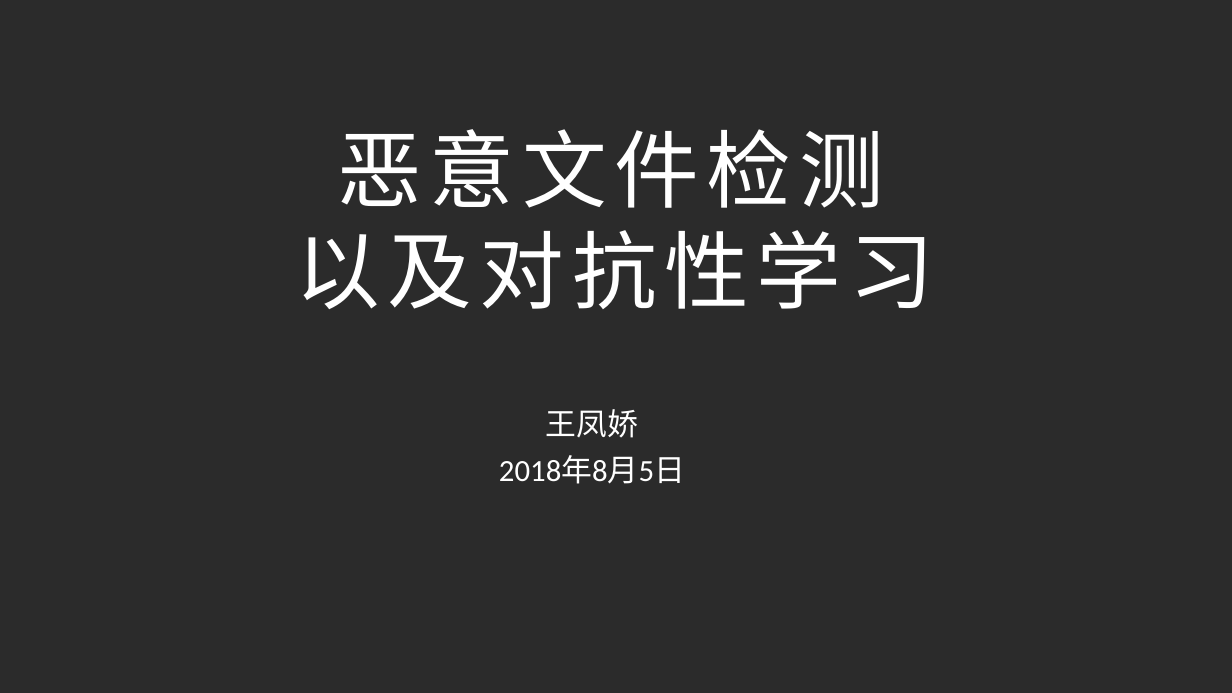
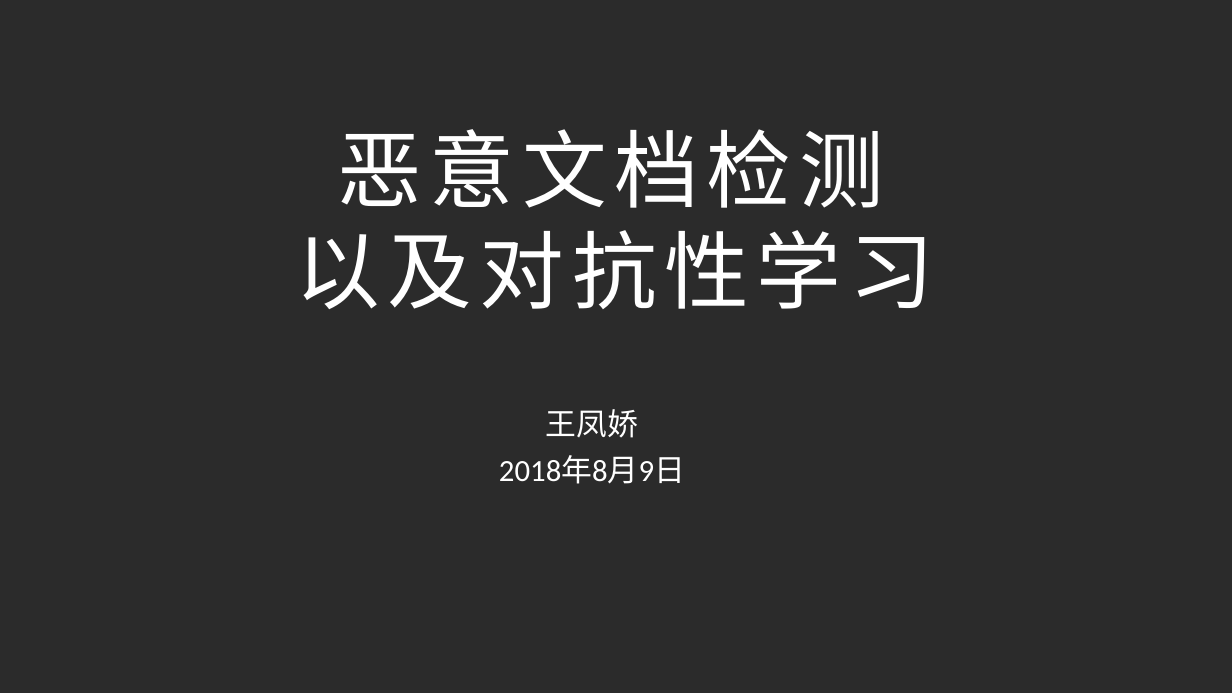
Before and after one commit to Yonahwang/God_with_me, a slide deck: slide 1 of 3Q2018/Q3季度汇报/fengjiao-Deepbule.pptx. Drawn at 1232x693 pixels with LibreOffice and Linux fonts; fonts in the diff are those of the drawing; background and template pictures are left out; a plain dark background stands for a picture behind light text. Boxes give left, top, right and bottom in pixels: in the first picture for what was removed or moved away, otherwise in the second. Text is boxed around its words. In the diff, an @@ line names an element or a change of style, - is before the commit and + after.

```diff
--- a/3Q2018/Q3季度汇报/fengjiao-Deepbule.pptx
+++ b/3Q2018/Q3季度汇报/fengjiao-Deepbule.pptx
@@ title at (295,129,934,309): text changed @@
-恶意文件检测
-以及对抗性学习
+恶意文档检测
+以及对抗性学习
@@ text at (499,455,685,484): text changed @@
-2018年8月5日
+2018年8月9日
```
Also in this commit, not shown: 4 other slides changed, 3 other files.
